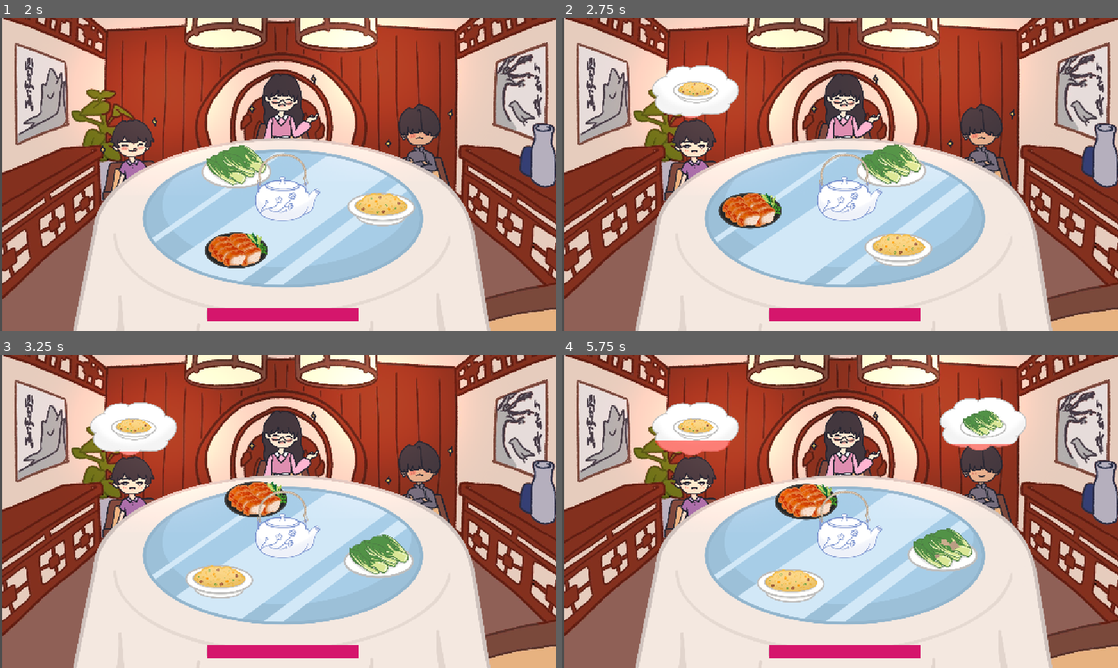
Above: before the commit, frames 1-4 (two rows, left to right).
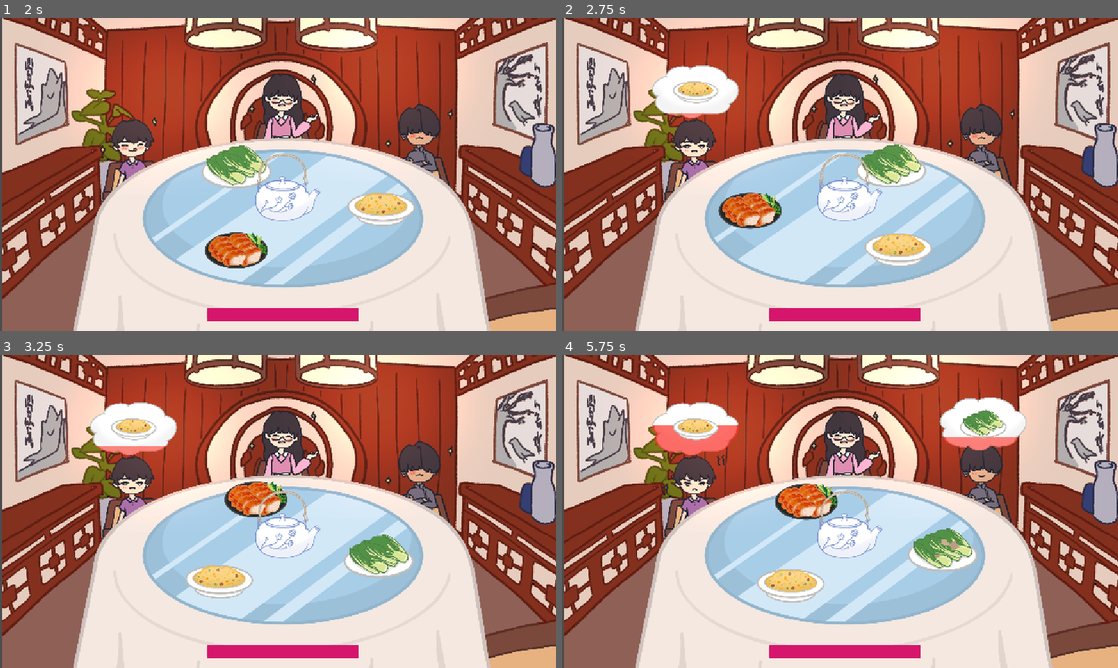
Above: after the commit, the same moments.

Repository: game-dev-besties/lupe_game
Game: Godot game, scene res://scenes/game.tscn
The game is run twice, just before and just after one commit, with the same random seed, the same clock (stepped at 60 frames per second) and the same inputs. This scene is started directly instead of the project's main scene.
Inputs (mouse positions are in pixels of both pictures, inside the frame that each line leads up to):
- Up to frame 1 (2 s): tap Enter (ui_accept) at 0.5 s; drag from (283, 196) to (233, 249) at 0.52 s; drag from (378, 208) to (233, 249) at 1.27 s
- Up to frame 2 (2.75 s): tap Enter (ui_accept) at 2 s; hold Right (ui_right) from 2.03 s (still down); click (795, 249) at 2.17 s
- Up to frame 3 (3.25 s): release Right (ui_right) at 2.75 s; drag from (328, 502) to (189, 545) at 2.77 s
- Up to frame 4 (5.75 s): move the mouse to (1006, 558) at 3.52 s; hold Left (ui_left) 3.53-4.25 s; tap Enter (ui_accept) at 3.77 s; drag from (673, 464) to (890, 502) at 4.27 s; move the mouse to (867, 511) at 5.02 s; hold Space (brake) from 5.03 s (still down); click (867, 511) at 5.17 s

Frame 1 is identical in both runs. In frame 2, less than 0.1% of the frame differs, in the area x 18-29%, y 30-32%; in frame 3, 0.2%; in frame 4, 0.9%, in the area x 16-83%, y 22-59%.

Commit message:
tune: tea harder

Diff:
--- a/scripts/npc.gd
+++ b/scripts/npc.gd
@@ -24,10 +24,10 @@
 var unhappy_animation: String
 var placement_angle: float
 var hunger_diminish_rates = {
-	Teacup.Fullness.EMPTY: 6.0,
-	Teacup.Fullness.HALF: 2.0,
-	Teacup.Fullness.FULL: 1.0,
-	"default": 3.0,
+	Teacup.Fullness.EMPTY: 12.0,
+	Teacup.Fullness.HALF: 6.0,
+	Teacup.Fullness.FULL: 4.0,
+	"default": 6.0,
 }
 var hunger_diminish_rate: float = hunger_diminish_rates[Teacup.Fullness.EMPTY]
 var turn_red_rate: float = 0.05
Not shown: 1 places in scenes/NPC.tscn that only renumber resources
